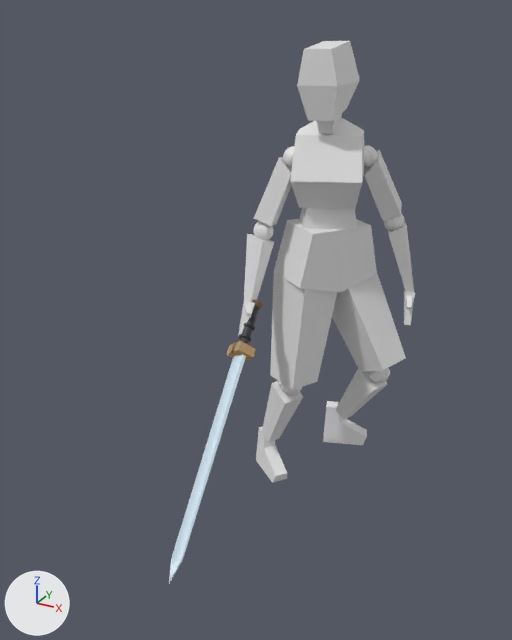
Before and after pictures for a commit that changed the FBX model Assets/Models/Player.fbx.
Rendered twice from a camera (50 mm lens) standing at (1.91, -3.99, 3.2) and looking at (0.16, -0.82, 1.61). The axes (+X, +Y, +Z) are drawn at lower left. The lights are the same throughout. Where no turn or scale is listed for an object, it has been applied to the vertices.
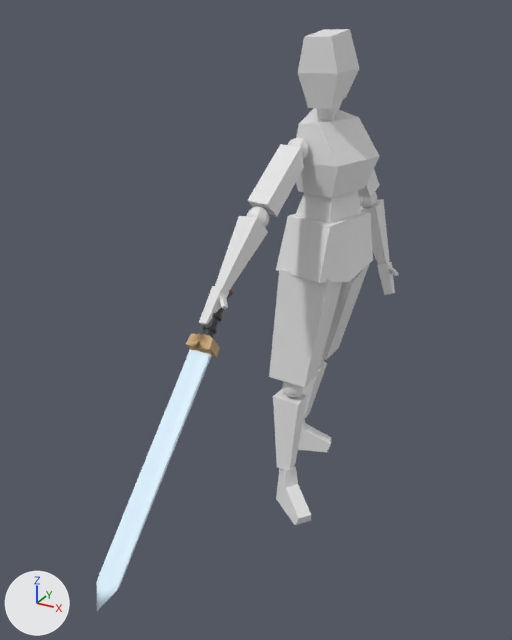
What differs and where, as boxes [x1, y1, x2, y2] in the pictures (512 x 640 px):
'Cylinder', moved, turned: before [169, 300, 263, 584]; after [97, 289, 234, 611]
'Cube.002', moved, turned: before [290, 117, 364, 209]; after [296, 108, 379, 198]
'Cube.004', moved, turned: before [274, 219, 377, 292]; after [276, 211, 373, 283]
'Cube.016', moved, turned: before [270, 272, 337, 390]; after [269, 269, 343, 387]
'Cube.005', moved, turned: before [332, 274, 406, 372]; after [322, 263, 370, 360]
'Cube', moved: before [297, 41, 360, 121]; after [298, 29, 359, 109]
'Cube.013', moved, turned: before [244, 234, 274, 302]; after [215, 216, 268, 292]
'Cube.017', moved, turned: before [262, 381, 303, 443]; after [273, 388, 307, 471]
'Cube.012', moved, turned: before [254, 157, 292, 226]; after [247, 144, 304, 217]
'Cube.018', moved: before [256, 426, 287, 483]; after [276, 466, 311, 525]
'Cube.003', moved, turned: before [300, 208, 358, 229]; after [295, 190, 361, 224]
'Cube.009', moved, turned: before [388, 223, 414, 292]; after [361, 199, 390, 265]
'Cube.007', moved: before [323, 401, 367, 445]; after [298, 419, 331, 452]
'Cube.006', moved, turned: before [335, 369, 387, 420]; after [302, 361, 327, 420]
'Cube.008', moved, turned: before [364, 150, 402, 221]; after [358, 169, 379, 198]
'Cube.015', moved, turned: before [238, 301, 255, 336]; after [199, 286, 229, 326]
'Cube.010', moved, turned: before [404, 291, 415, 325]; after [377, 262, 399, 295]
'Sphere.004', moved, turned: before [253, 221, 273, 240]; after [247, 206, 269, 227]
'Sphere.002', moved: before [384, 214, 405, 231]; after [359, 192, 377, 208]
'Sphere.003', moved: before [283, 146, 294, 168]; after [288, 137, 309, 159]
'Sphere.005', moved, turned: before [281, 383, 302, 395]; after [283, 381, 304, 397]
'Sphere', moved (not visible afterwards): before [368, 367, 390, 383]

Edits to the bpy script that builds the scene:
```text
Change ob_cube_004:
    ob_cube_004.location: (0.212, 0.015, 1.785) -> (0.21, 0.011, 1.84)
    ob_cube_004.rotation_euler: (0.0, 0.0, 0.955) -> (0.0, 0.0, 1.326)  # degrees (0, 0, 55) -> degrees (0, 0, 76)
Change ob_sphere_003:
    ob_sphere_003.location: (0.027, -0.093, 2.377) -> (0.117, -0.225, 2.456)
Change ob_cube_010:
    ob_cube_010.location: (0.721, 0.22, 1.484) -> (0.462, 0.496, 1.55)
    ob_cube_010.rotation_euler: (-0.269, 0.1, 0.349) -> (-0.428, 0.268, 1.338)  # degrees (-15, 5.7, 20) -> degrees (-25, 15, 77)
Change ob_sphere_004:
    ob_sphere_004.location: (-0.111, -0.217, 1.93) -> (0.043, -0.572, 2.12)
    ob_sphere_004.rotation_euler: (-0.329, -0.152, 0.0206) -> (-0.191, 0.587, 1.175)  # degrees (-19, -8.7, 1.2) -> degrees (-11, 34, 67)
Change ob_cube_017:
    ob_cube_017.location: (-0.022, -0.09, 0.688) -> (0.098, -0.248, 0.712)
    ob_cube_017.rotation_euler: (0.372, -0.0671, 1.047) -> (-0.0457, 0.0455, 1.591)  # degrees (21, -3.8, 60) -> degrees (-2.6, 2.6, 91)
Change ob_sphere_005:
    ob_sphere_005.location: (0.066, -0.13, 0.846) -> (0.121, -0.22, 0.894)
    ob_sphere_005.rotation_euler: (0.372, -0.0671, 1.047) -> (-0.0457, 0.0455, 1.591)  # degrees (21, -3.8, 60) -> degrees (-2.6, 2.6, 91)
Change ob_cube_015:
    ob_cube_015.location: (-0.084, -0.453, 1.484) -> (0.05, -0.965, 1.755)
    ob_cube_015.rotation_euler: (-0.671, 0.202, 0.58) -> (-0.193, 0.604, 1.171)  # degrees (-38, 12, 33) -> degrees (-11, 35, 67)
Change ob_cube_012:
    ob_cube_012.location: (-0.037, -0.131, 2.246) -> (0.089, -0.342, 2.365)
    ob_cube_012.rotation_euler: (-0.172, 0.288, 0.19) -> (-0.0137, 0.726, 1.325)  # degrees (-10, 17, 11) -> degrees (-0.8, 42, 76)
Change ob_sphere_002:
    ob_sphere_002.location: (0.575, 0.245, 1.971) -> (0.307, 0.481, 2.034)
Change ob_cube:
    ob_cube.location: (0.237, -0.124, 2.819) -> (0.205, -0.056, 2.878)
Change ob_cube_006:
    ob_cube_006.location: (0.472, 0.226, 0.797) -> (0.002, 0.289, 0.732)
    ob_cube_006.rotation_euler: (0.549, 0.0176, 1.197) -> (0.175, -0.0246, 1.537)  # degrees (31, 1, 69) -> degrees (10, -1.4, 88)
Change ob_cube_009:
    ob_cube_009.location: (0.634, 0.247, 1.83) -> (0.353, 0.505, 1.89)
    ob_cube_009.rotation_euler: (-0.131, -0.0967, 0.373) -> (-0.281, 0.0771, 1.394)  # degrees (-7.5, -5.5, 21) -> degrees (-16, 4.4, 80)
Change ob_cube_002:
    ob_cube_002.location: (0.233, -0.025, 2.325) -> (0.219, 0.009, 2.382)
    ob_cube_002.rotation_euler: (0.202, -0.0205, 0.325) -> (0.0, 0.0, 1.334)  # degrees (12, -1.2, 19) -> degrees (0, 0, 76)
Change ob_sphere:
    ob_sphere.location: (0.579, 0.165, 0.935) -> (0.065, 0.263, 0.904)
Change ob_cube_005:
    ob_cube_005.location: (0.297, 0.134, 1.682) -> (0.289, 0.166, 1.681)
    ob_cube_005.rotation_euler: (-0.493, -0.13, 1.095) -> (0.175, -0.0246, 1.537)  # degrees (-28, -7.4, 63) -> degrees (10, -1.4, 88)
Change ob_cube_013:
    ob_cube_013.location: (-0.131, -0.264, 1.787) -> (0.024, -0.689, 2.023)
    ob_cube_013.rotation_euler: (-0.329, -0.152, 0.0206) -> (-0.191, 0.587, 1.175)  # degrees (-19, -8.7, 1.2) -> degrees (-11, 34, 67)
Change ob_cube_008:
    ob_cube_008.location: (0.484, 0.146, 2.274) -> (0.253, 0.344, 2.327)
    ob_cube_008.rotation_euler: (0.327, -0.329, 0.215) -> (0.0, -0.52, 1.334)  # degrees (19, -19, 12) -> degrees (0, -30, 76)
Change ob_cylinder:
    ob_cylinder.location: (-0.088, -0.401, 1.438) -> (0.003, -0.924, 1.724)
    ob_cylinder.rotation_euler: (2.398, -0.582, -0.376) -> (2.281, 0.0, 0.0561)  # degrees (137, -33, -22) -> degrees (131, 0, 3.2)
Change ob_cube_016:
    ob_cube_016.location: (0.165, -0.12, 1.645) -> (0.222, -0.119, 1.696)
    ob_cube_016.rotation_euler: (-0.0376, -0.0143, 1.097) -> (0.0238, 0.035, 1.584)  # degrees (-2.2, -0.8, 63) -> degrees (1.4, 2, 91)
Change ob_cube_003:
    ob_cube_003.location: (0.233, -0.005, 1.974) -> (0.24, 0.004, 2.029)
    ob_cube_003.rotation_euler: (0.0, 0.0, 0.506) -> (0.0, 0.0, 1.347)  # degrees (0, 0, 29) -> degrees (0, 0, 77)
Change ob_cube_007:
    ob_cube_007.location: (0.178, 0.358, 0.396) -> (-0.101, 0.335, 0.255)
Change ob_cube_018:
    ob_cube_018.location: (-0.211, 0.031, 0.239) -> (0.136, -0.302, 0.23)
```
